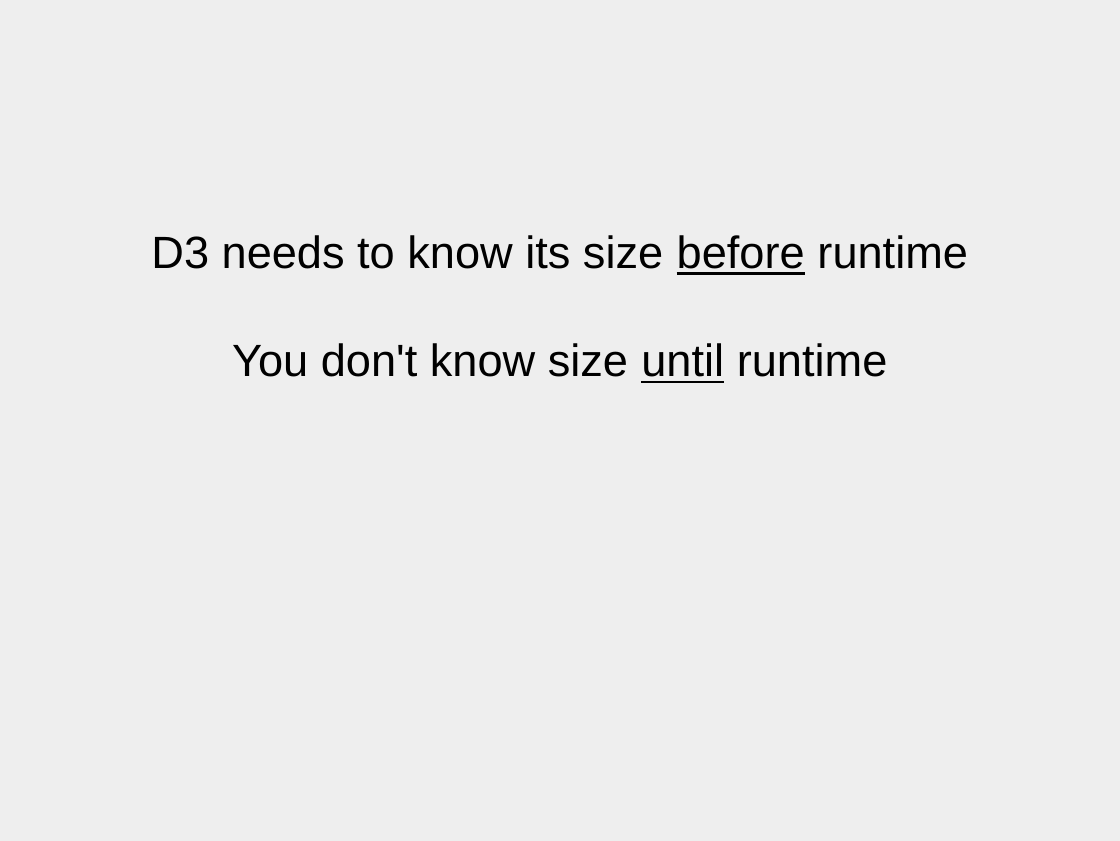
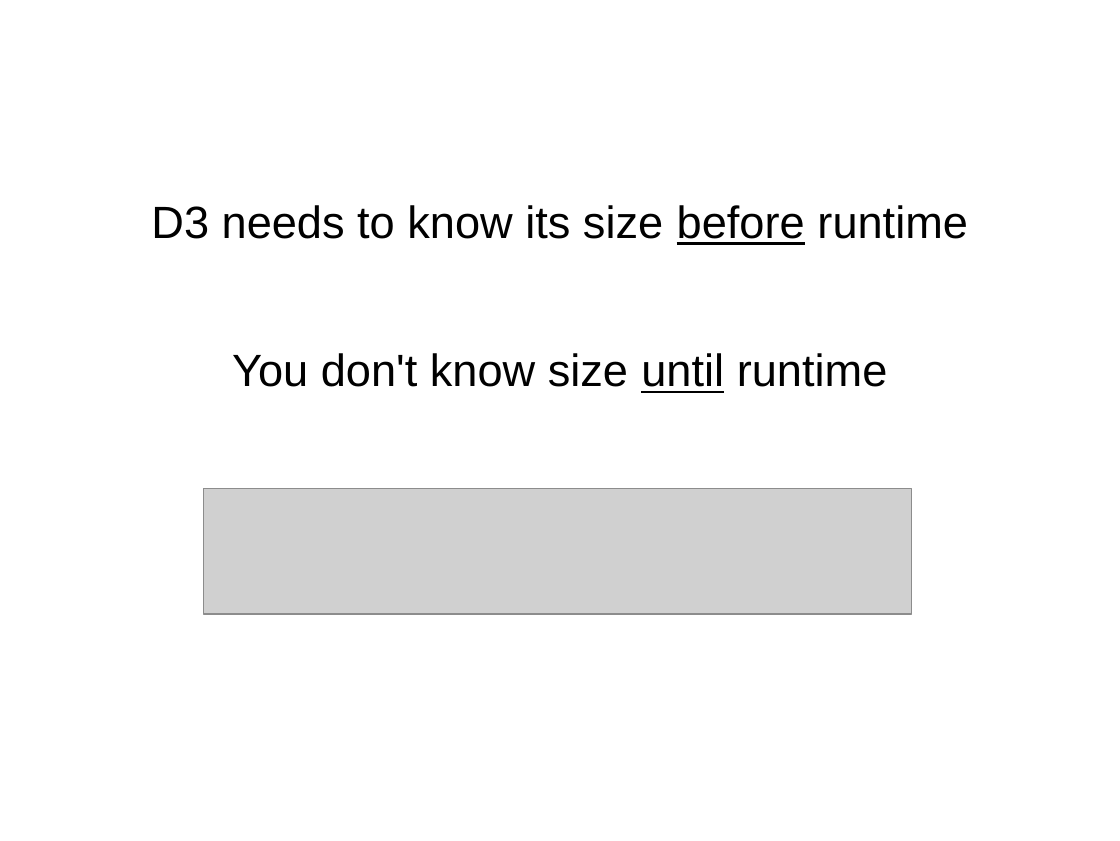
Before and after one commit to johnBartos/react-d3-demo, a slide deck: slide 5 of d3slides.odp. Drawn at 1120x841 pixels with LibreOffice and Linux fonts; fonts in the diff are those of the drawing; grey boxes stand for pictures. Boxes give left, top, right and bottom in pixels: in the first picture for what was removed or moved away, otherwise in the second. Text is boxed around its words. In the diff, an @@ line names an element or a change of style, - is before the commit and + after.

```diff
--- a/d3slides.odp
+++ b/d3slides.odp
@@ background #EEEEEE to #FFFFFF @@
@@ subtitle "D3 needs to know its ..." at [151, 205, 968, 393]: more space between paragraphs @@
@@ picture added at [203, 488, 912, 614] @@
```
Also in this commit, not shown: 12 other slides changed, 4 slides added, 6 slides removed.
